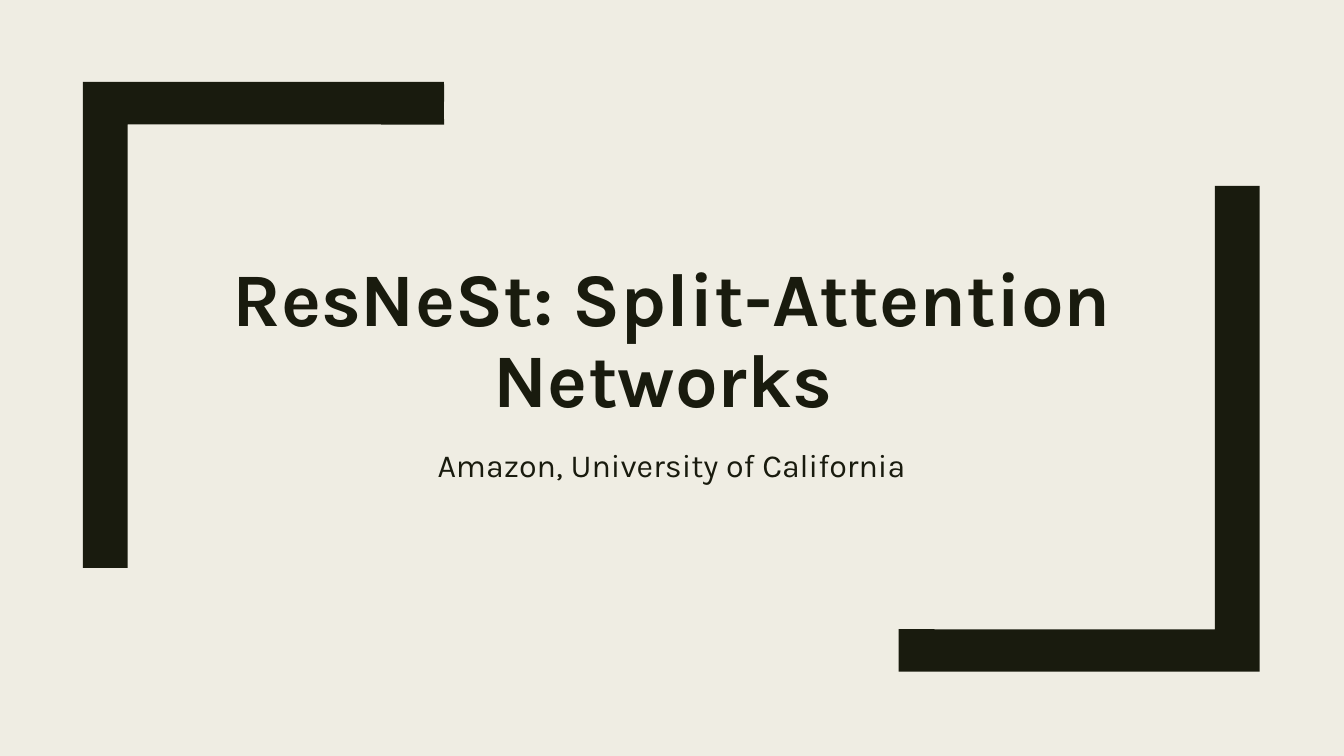
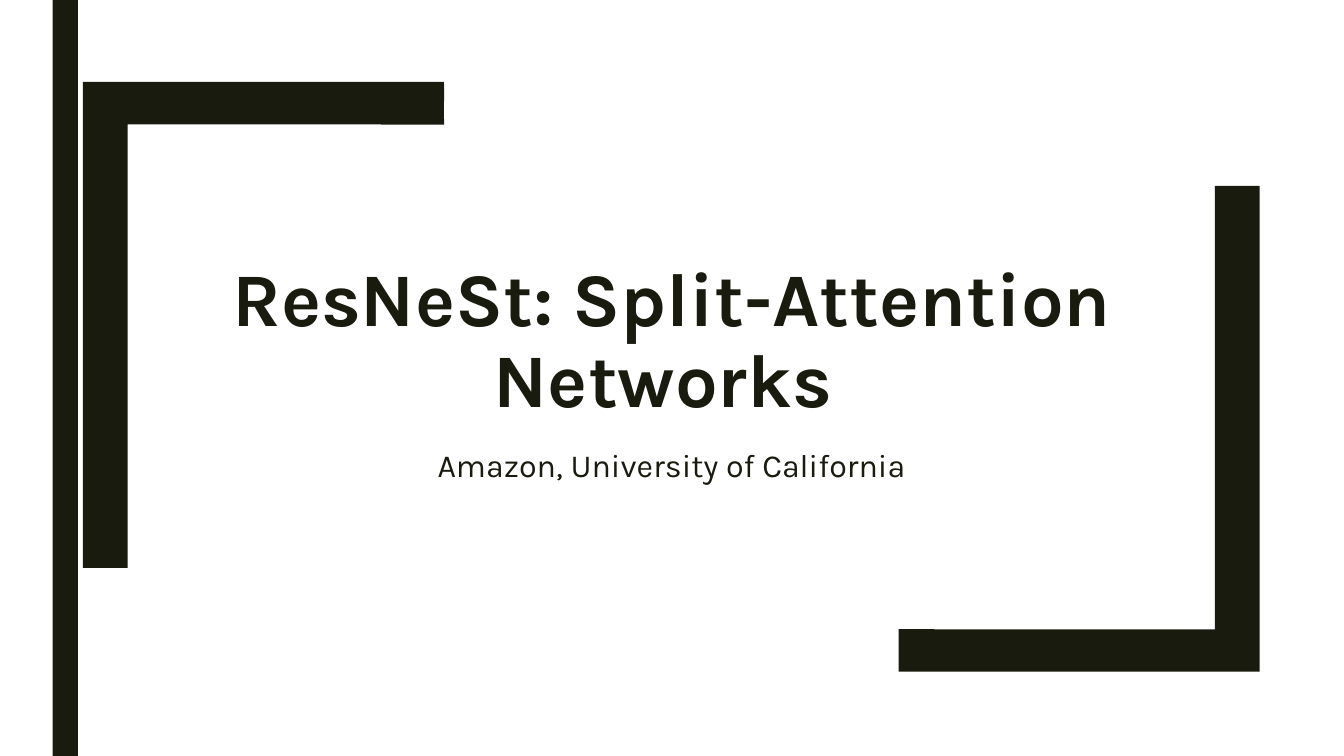
Before and after one commit to Iranb/NoteBook, a slide deck: slide 1 of Paper Notes/ResNetSt/ResNetSt.pptx. Drawn at 1344x756 pixels with LibreOffice and Linux fonts; fonts in the diff are those of the drawing. Boxes give left, top, right and bottom in pixels: in the first picture for what was removed or moved away, otherwise in the second. Text is boxed around its words. In the diff, an @@ line names an element or a change of style, - is before the commit and + after.

```diff
--- a/Paper Notes/ResNetSt/ResNetSt.pptx
+++ b/Paper Notes/ResNetSt/ResNetSt.pptx
@@ background #EFEDE3 to #FFFFFF @@
@@ rectangle added at bbox=[52, 0, 78, 756], fill #191B0E @@
```
Also in this commit, not shown: 1 other slide changed, 4 slides added, 1 slide removed, 21 other files.
